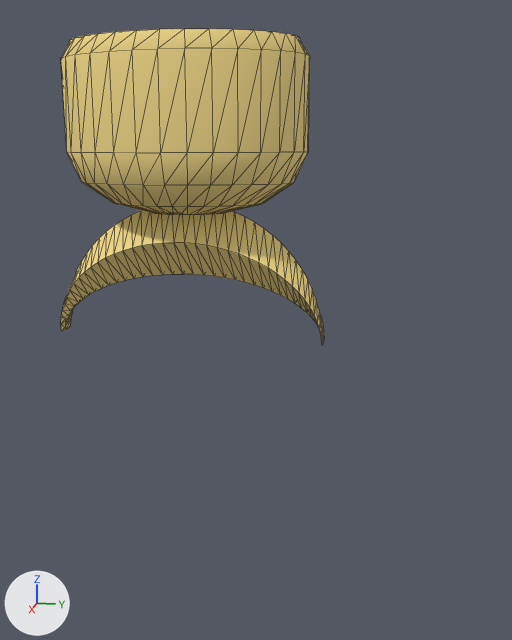
Before and after pictures for a commit that changed the OBJ model models/parts/Kashira.obj.
Both versions are drawn from a 50 mm camera at (0.842, 0.254, -1.573) aimed at (-0.009, 0.084, -1.785). Every picture has the same lights, and +X, +Y and +Z are marked at lower left. The older version comes first. Mesh edges are drawn as thin lines. Where no turn or scale is listed for an object, it has been applied to the vertices.

The first picture shows 'Kashira'.
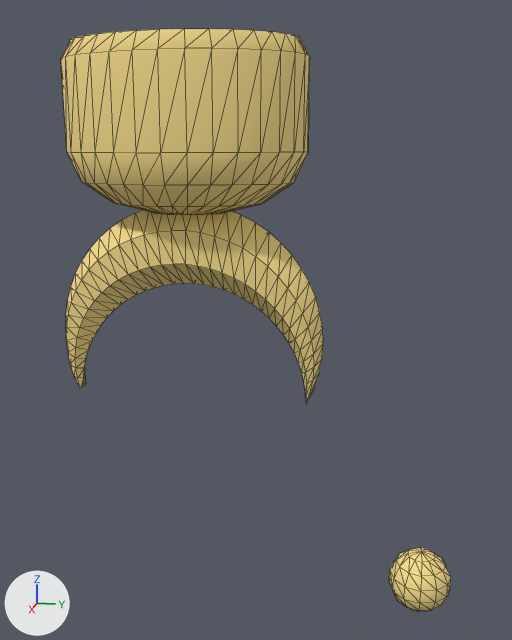
Where the change shows, as pixel boxes [x1, y1, x2, y2] in the pictures (512 x 640 px):
'Kashira', reshaped (48% wider, 85% taller): before [61, 29, 324, 344]; after [61, 29, 451, 612]
part 1 of me_kashira, rebuilt (44% taller): before [61, 210, 324, 344]; after [66, 210, 323, 404]
part 2 of me_kashira, added (yellow): after [389, 547, 451, 612]

Patch to the scene script:
```diff
--- a/models/parts/Kashira.obj.py
+++ b/models/parts/Kashira.obj.py
@@ me_kashira @@
 # used by ob_kashira; location = (0.0, 0.0, 0.0)
-me_kashira.from_pydata(...)  # 356 vertices, 704 faces; spans x -0.092..0.092, y -0.17..0.17, z -1.808..-1.455
+me_kashira.from_pydata(...)  # 498 vertices, 974 faces; spans x -0.092..0.092, y -0.17..0.346, z -2.192..-1.455
+# me_kashira part 1: the loose piece of 162 vertices spanning x -0.036..0.036, y -0.17..0.17, z -1.808..-1.64 is rebuilt with 218 vertices and now spans x -0.036..0.036, y -0.17..0.17, z -1.886..-1.64
+# me_kashira part 2: a new loose piece of 86 vertices spanning x -0.089..-0.007, y 0.264..0.346, z -2.192..-2.108, in mat_kashira (yellow #f9df8b)
 me_kashira.materials.append(mat_kashira)
```
